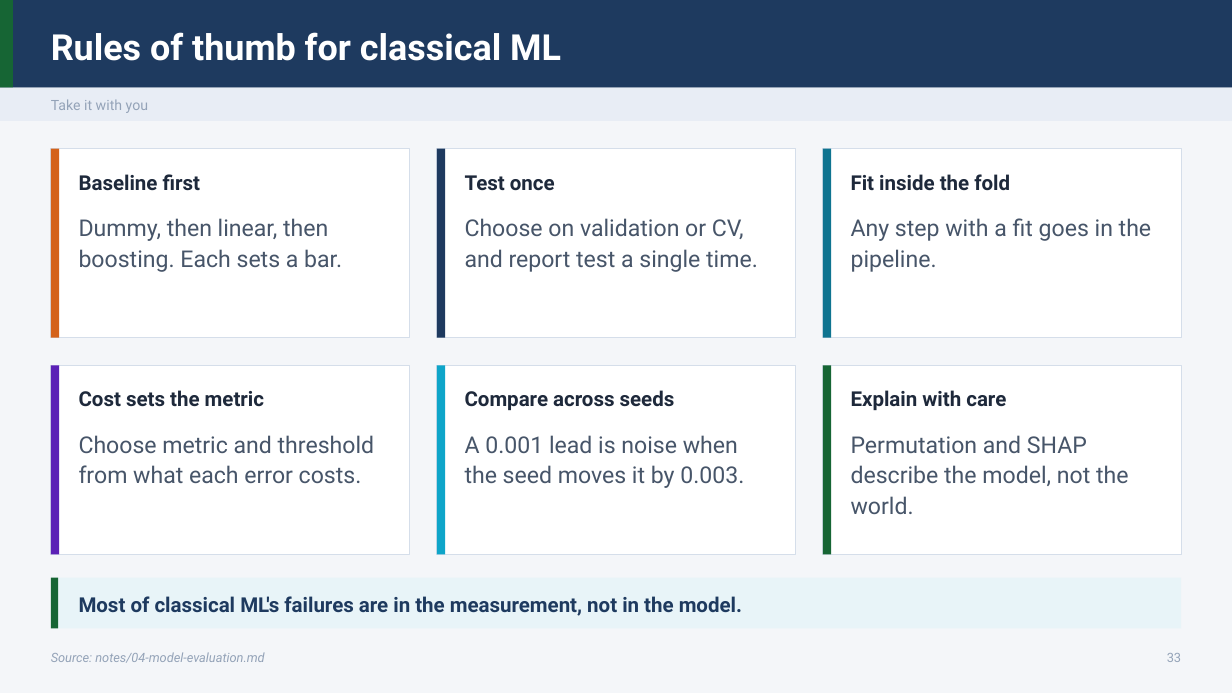
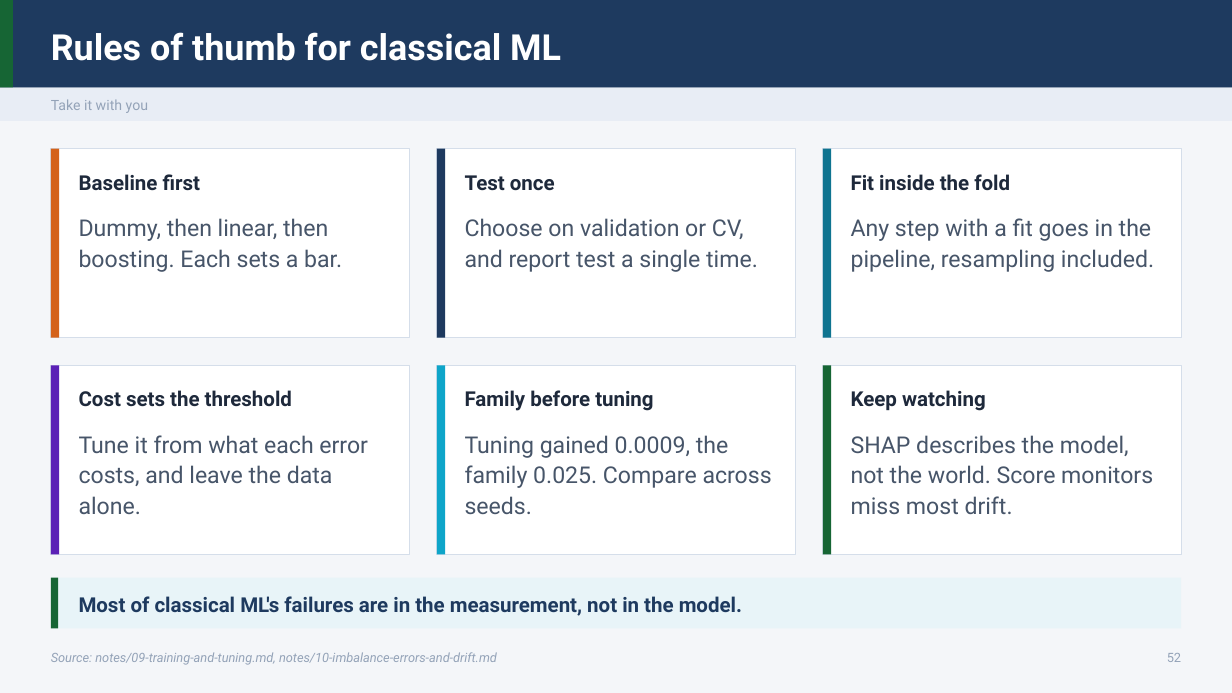
Before and after one commit to ramseywise/learn-ai-engineering, a slide deck: slide 52 of data-science/01-classical-ml/slides/classical-ml.pptx (slide 33 before the commit). Drawn at 1232x693 pixels with LibreOffice and Linux fonts; fonts in the diff are those of the drawing. Boxes give left, top, right and bottom in pixels: in the first picture for what was removed or moved away, otherwise in the second. Text is boxed around its words. In the diff, an @@ line names an element or a change of style, - is before the commit and + after.

Commit message:
Refactor NLP and Time Series slides with updated content and improved clarity
- Updated slide content in NLP deck to enhance understanding of preprocessing impacts, model evaluation, and feature selection.
- Revised titles and added recall questions for better engagement and retention.
- Enhanced the Time Series and Recommenders deck with new case studies and clarified explanations of segment forecasting.
- Improved the build_deck script to accommodate new color accents for better visual distinction in presentations.
- Updated PDF and PPTX files for both NLP and Time Series slides to reflect the latest changes.

```diff
--- a/data-science/01-classical-ml/slides/classical-ml.pptx
+++ b/data-science/01-classical-ml/slides/classical-ml.pptx
@@ text at box(851, 218, 1154, 272): text changed @@
-Any step with a fit goes in the pipeline.
+Any step with a fit goes in the pipeline, resampling included.
@@ text at box(79, 390, 292, 407): text changed @@
-Cost sets the metric
+Cost sets the threshold
@@ text at box(465, 390, 653, 411): text changed @@
-Compare across seeds
+Family before tuning
@@ text at box(851, 390, 986, 411): text changed @@
-Explain with care
+Keep watching
@@ text at box(79, 435, 368, 514): text changed @@
-Choose metric and threshold from what each error costs.
+Tune it from what each error costs, and leave the data alone.
@@ text at box(465, 435, 772, 514): text changed @@
-A 0.001 lead is noise when the seed moves it by 0.003.
+Tuning gained 0.0009, the family 0.025. Compare across seeds.
@@ text at box(851, 435, 1153, 514): text changed @@
-Permutation and SHAP describe the model, not the world.
+SHAP describes the model, not the world. Score monitors miss most drift.
@@ text at box(51, 652, 497, 665): text changed @@
-Source: notes/04-model-evaluation.md
+Source: notes/09-training-and-tuning.md, notes/10-imbalance-errors-and-drift.md
```
Also in this commit, not shown: 22 other slides changed, 19 slides added, 18 other files.
